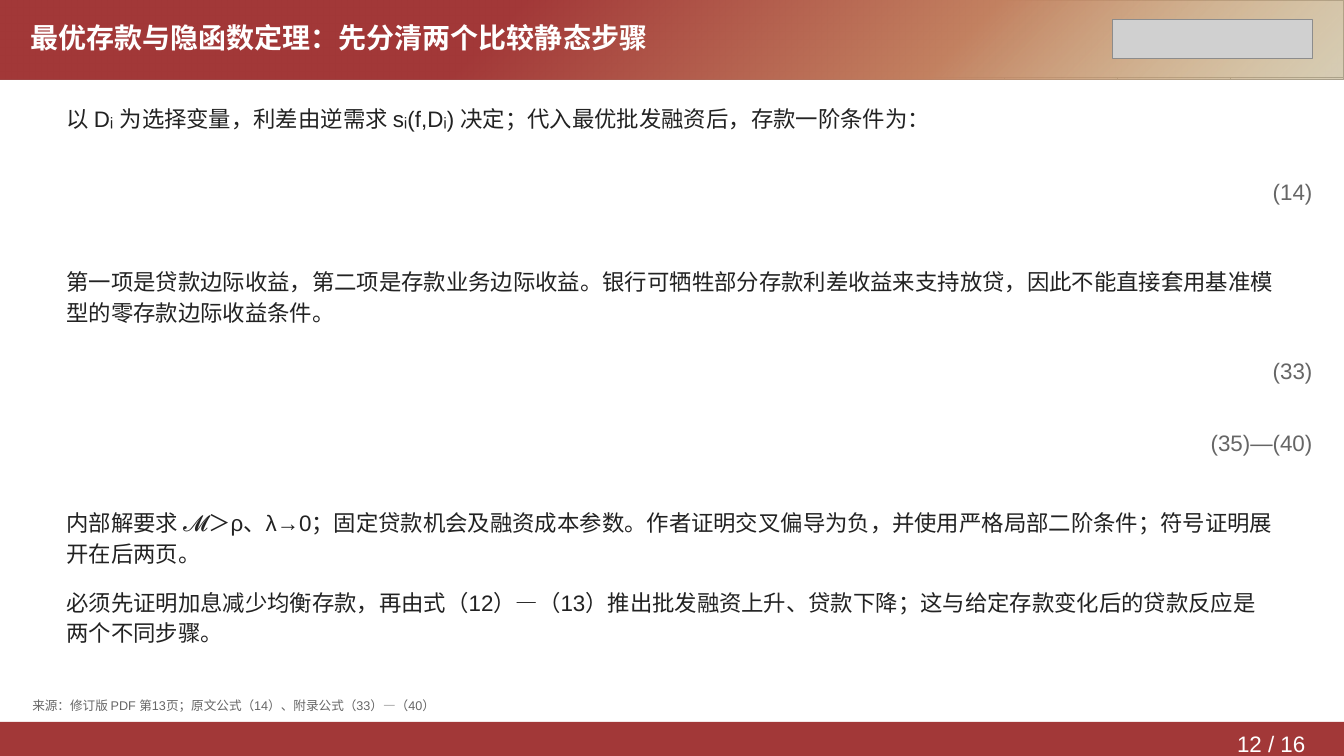
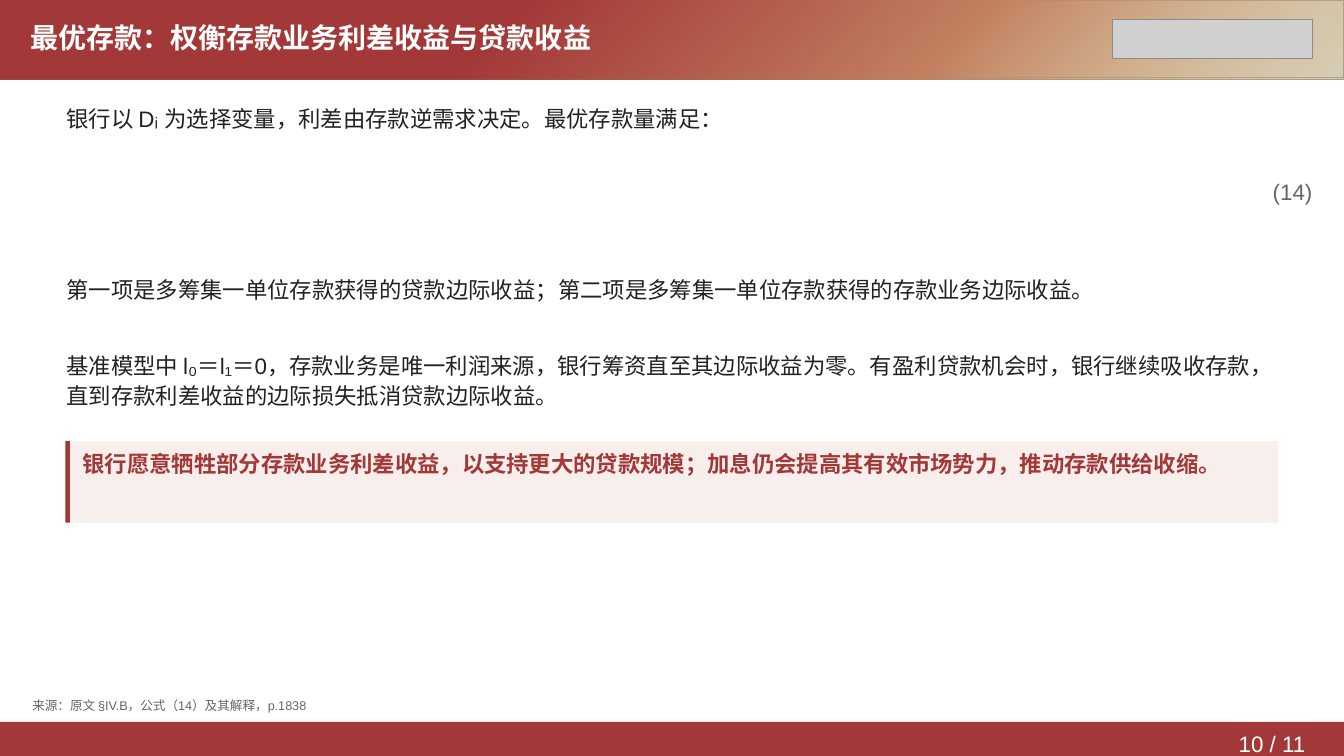
Before and after one commit to Yutingee/trial, a slide deck: slide 10 of deliverables/DepositsChannel-Model.pptx (slide 12 before the commit). Drawn at 1344x756 pixels with LibreOffice and Linux fonts; fonts in the diff are those of the drawing; grey boxes stand for pictures. Boxes give left, top, right and bottom in pixels: in the first picture for what was removed or moved away, otherwise in the second. Text is boxed around its words. In the diff, an @@ line names an element or a change of style, - is before the commit and + after.

```diff
--- a/deliverables/DepositsChannel-Model.pptx
+++ b/deliverables/DepositsChannel-Model.pptx
@@ text at (30, 24, 591, 51): text changed @@
-最优存款与隐函数定理：先分清两个比较静态步骤
+最优存款：权衡存款业务利差收益与贷款收益
@@ text at (66, 108, 723, 129): text changed @@
-以 Dᵢ 为选择变量，利差由逆需求 sᵢ(f,Dᵢ) 决定；代入最优批发融资后，存款一阶条件为：
+银行以 Dᵢ 为选择变量，利差由存款逆需求决定。最优存款量满足：
@@ text at (66, 279, 1093, 302): text changed @@
-第一项是贷款边际收益，第二项是存款业务边际收益。银行可牺牲部分存款利差收益来支持放贷，因此不能直接套用基准模型的零存款边际收益条件。
+第一项是多筹集一单位存款获得的贷款边际收益；第二项是多筹集一单位存款获得的存款业务边际收益。
@@ text added at (66, 355, 1272, 406), 16 pt, text #222222 @@
+基准模型中 l₀＝l₁＝0，存款业务是唯一利润来源，银行筹资直至其边际收益为零。有盈利贷款机会时，银行继续吸收存款，直到存款利差收益的边际损失抵消贷款边际收益。
@@ text removed at (1273, 363, 1313, 384) @@
-(33)
@@ rectangle added at (66, 442, 1278, 523), fill #F8EFED @@
@@ rectangle added at (66, 442, 70, 523), fill #A23838 @@
@@ text removed at (1211, 435, 1313, 456) @@
-(35)—(40)
@@ text added at (83, 453, 1221, 476), 16 pt, text #A23838, bold @@
+银行愿意牺牲部分存款业务利差收益，以支持更大的贷款规模；加息仍会提高其有效市场势力，推动存款供给收缩。
@@ text removed at (66, 512, 1273, 564) @@
-内部解要求 𝓜＞ρ、λ→0；固定贷款机会及融资成本参数。作者证明交叉偏导为负，并使用严格局部二阶条件；符号证明展开在后两页。
@@ text removed at (66, 592, 1255, 643) @@
-必须先证明加息减少均衡存款，再由式（12）—（13）推出批发融资上升、贷款下降；这与给定存款变化后的贷款反应是两个不同步骤。
@@ text at (32, 699, 306, 713): text changed @@
-来源：修订版 PDF 第13页；原文公式（14）、附录公式（33）—（40）
+来源：原文 §IV.B，公式（14）及其解释，p.1838
@@ text at (1239, 736, 1305, 752): text changed @@
-12 / 16
+10 / 11
```
Also in this commit, not shown: 9 other slides changed, 1 slide added, 6 slides removed, 2 other files.
